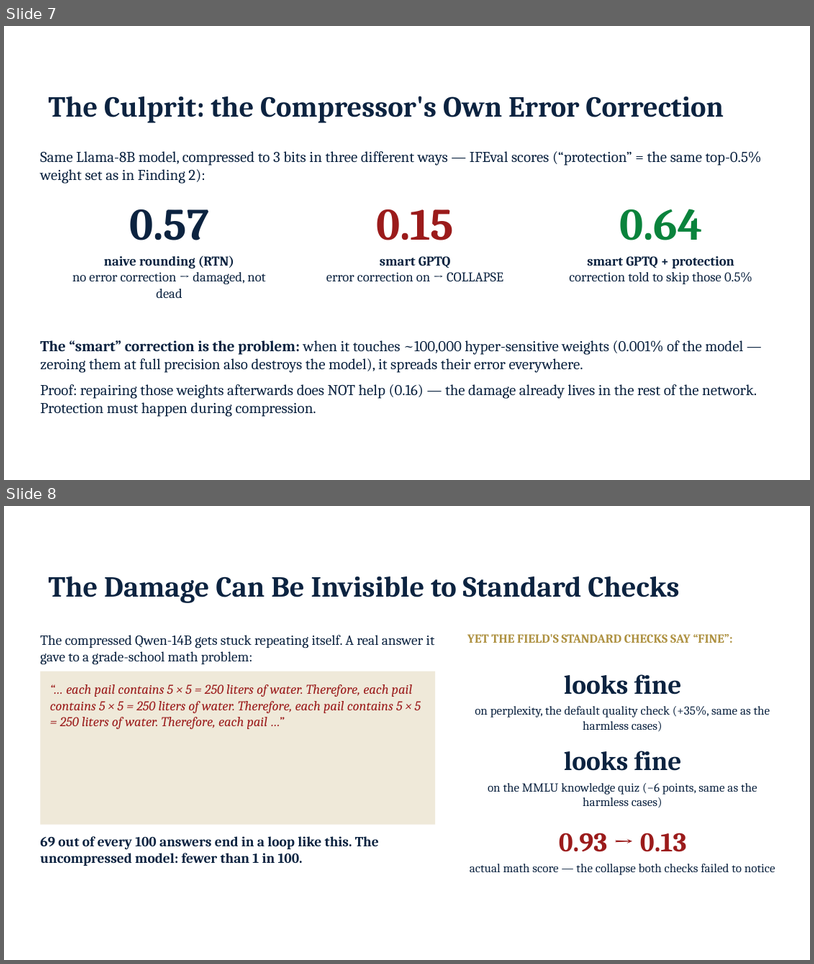
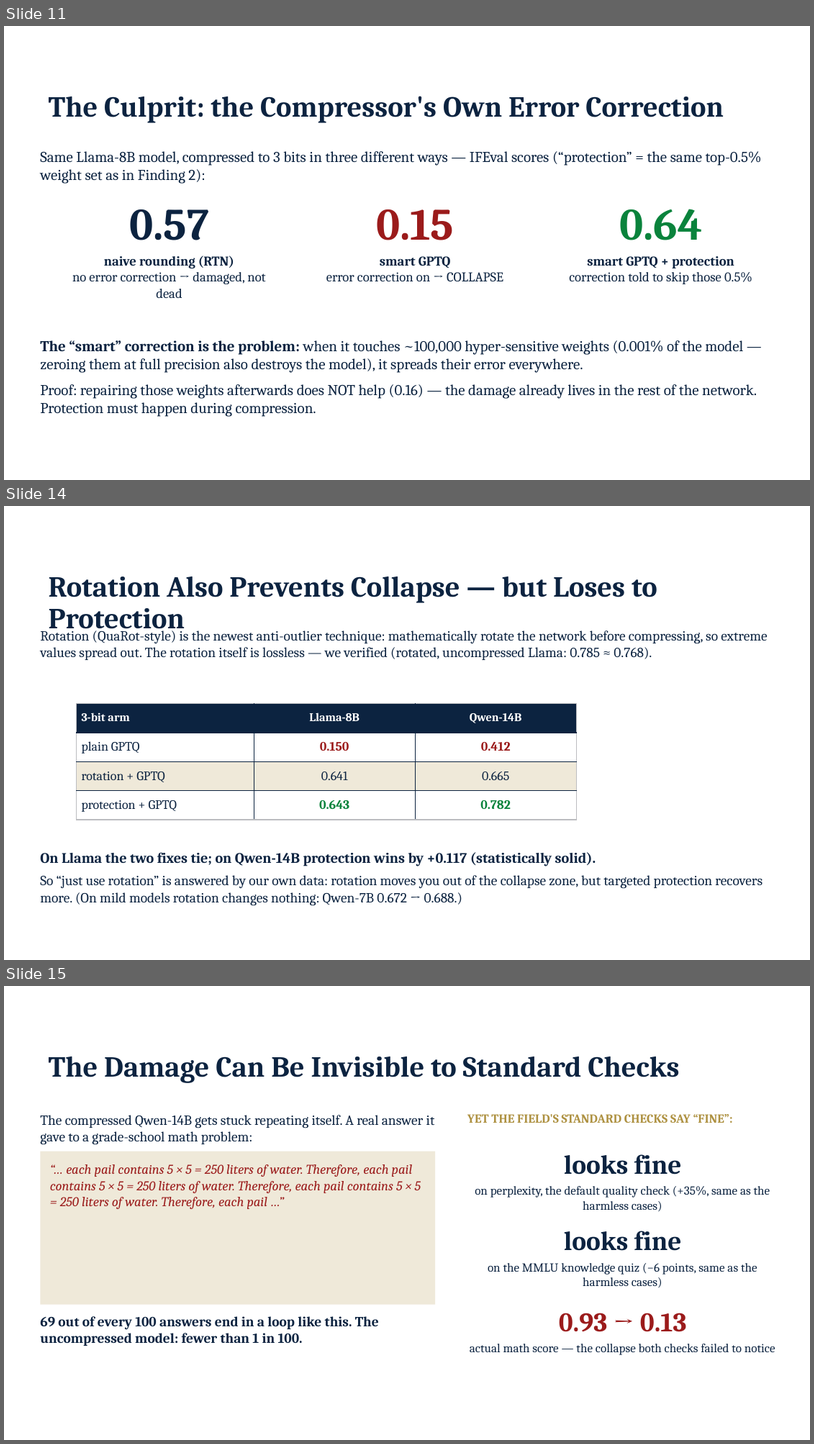
Before and after one commit to JiahaoZheng24/Instruction-Following-Attention-Head-Sensitive, a slide deck: paper/IFH_advisor_update_2026-09-03.pptx. Shown one above the other, each under a label of ours: slides 7 and 8 before the commit, slides 11, 14 and 15 after it; the slides between them are not shown. The pictures are 814x964 and 814x1444 pixels, drawn with LibreOffice and Linux fonts; fonts in the diff are those of the drawing; background and template pictures are left out. Boxes give left, top, right and bottom in pixels: in the first picture for what was removed or moved away, otherwise in the second. Text is boxed around its words. In the diff, an @@ line names an element or a change of style, - is before the commit and + after.

Commit message:
Advisor deck v4: 20 slides, full data coverage, plain language throughout

```diff
--- a/paper/IFH_advisor_update_2026-09-03.pptx
+++ b/paper/IFH_advisor_update_2026-09-03.pptx
@@ slide 14 added at box(4, 506, 810, 960), background picture (left out) @@
@@ title added at box(49, 577, 658, 636), 26 pt, text #0C2340, bold @@
+Rotation Also Prevents Collapse — but Loses to Protection
@@ text added at box(40, 628, 767, 660), 12.5 pt, text #0C2340 @@
+Rotation (QuaRot-style) is the newest anti-outlier technique: mathematically rotate the network before compressing, so extreme values spread out. The rotation itself is lossless — we verified (rotated, uncompressed Llama: 0.785 ≈ 0.768).
@@ subtitle added at box(192, 631, 254, 641), 11 pt, text #FFFFFF, bold @@
+FINDING 4 - VS. THE NEWEST FIX
@@ table added at box(77, 703, 576, 820), 4 rows, 3 columns @@
+3-bit arm | Llama-8B | Qwen-14B
+plain GPTQ | 0.150 | 0.412
+rotation + GPTQ | 0.641 | 0.665
+protection + GPTQ | 0.643 | 0.782
@@ text added at box(40, 852, 763, 906), 12.5 pt, text #0C2340 @@
+On Llama the two fixes tie; on Qwen-14B protection wins by +0.117 (statistically solid).
+So “just use rotation” is answered by our own data: rotation moves you out of the collapse zone, but targeted protection recovers more. (On mild models rotation changes nothing: Qwen-7B 0.672 → 0.688.)
@@ what was slide 7 is now slide 11 @@
@@ what was slide 8 is now slide 15 @@
```
Also in this commit, not shown: 1 slide changed, 8 other slides added.
